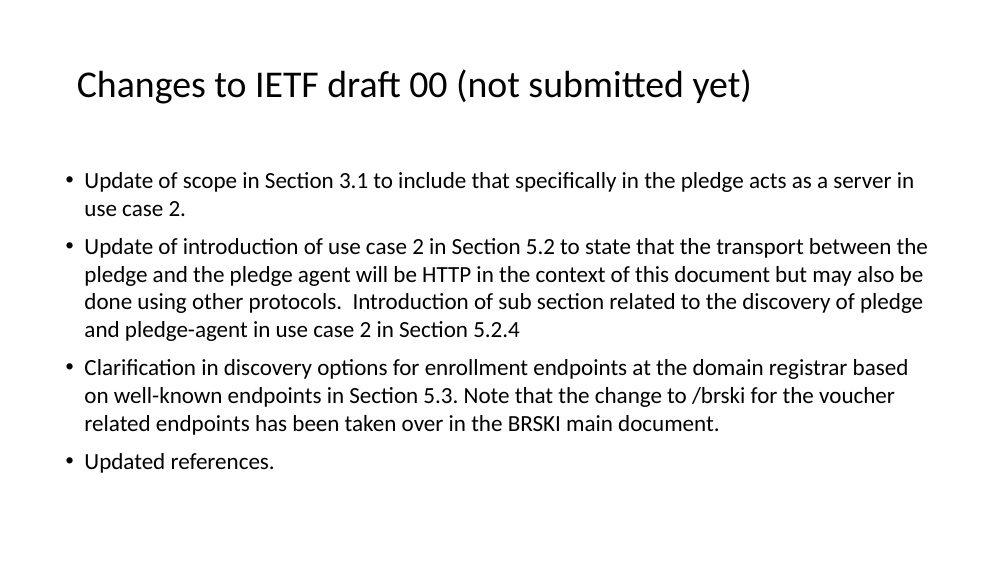
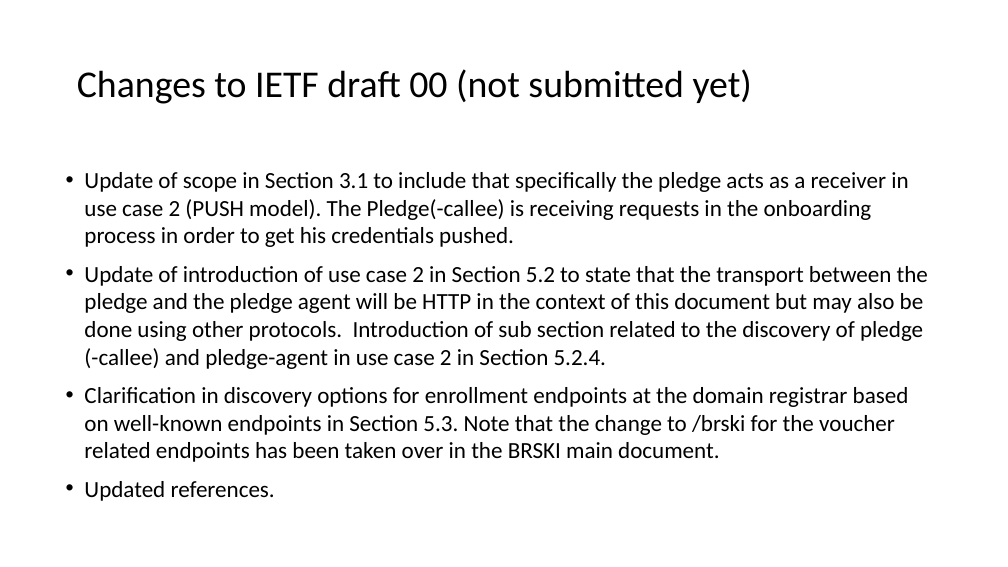
Before and after one commit to anima-wg/anima-brski-ae, a slide deck: slide 7 of slides/slides-109-BRSKI-AE-fries.pptx (slide 6 before the commit). Drawn at 1008x567 pixels with LibreOffice and Linux fonts; fonts in the diff are those of the drawing. Boxes give left, top, right and bottom in pixels: in the first picture for what was removed or moved away, otherwise in the second. Text is boxed around its words. In the diff, an @@ line names an element or a change of style, - is before the commit and + after.

Commit message:
Slides for IETF 109 (short version for inclusion into slides for Design Team Update, longer version for info and discussion)

```diff
--- a/slides/slides-109-BRSKI-AE-fries.pptx
+++ b/slides/slides-109-BRSKI-AE-fries.pptx
@@ text at (x1=84, y1=172, x2=928, y2=369): text changed @@
-• Update of scope in Section 3.1 to include that specifically in the pledge acts as a server in use case 2.
-• Update of introduction of use case 2 in Section 5.2 to state that the transport between the pledge and the pledge agent will be HTTP in the context of this document but may also be done using other protocols. Introduction of sub section related to the discovery of pledge and pledge-agent in use case 2 in Section 5.2.4
+• Update of scope in Section 3.1 to include that specifically the pledge acts as a receiver in use case 2 (PUSH model). The Pledge(-callee) is receiving requests in the onboarding process in order to get his credentials pushed.
+• Update of introduction of use case 2 in Section 5.2 to state that the transport between the pledge and the pledge agent will be HTTP in the context of this document but may also be done using other protocols. Introduction of sub section related to the discovery of pledge (-callee) and pledge-agent in use case 2 in Section 5.2.4.
```
Also in this commit, not shown: 6 other slides changed, 1 slide added, 1 other file.
